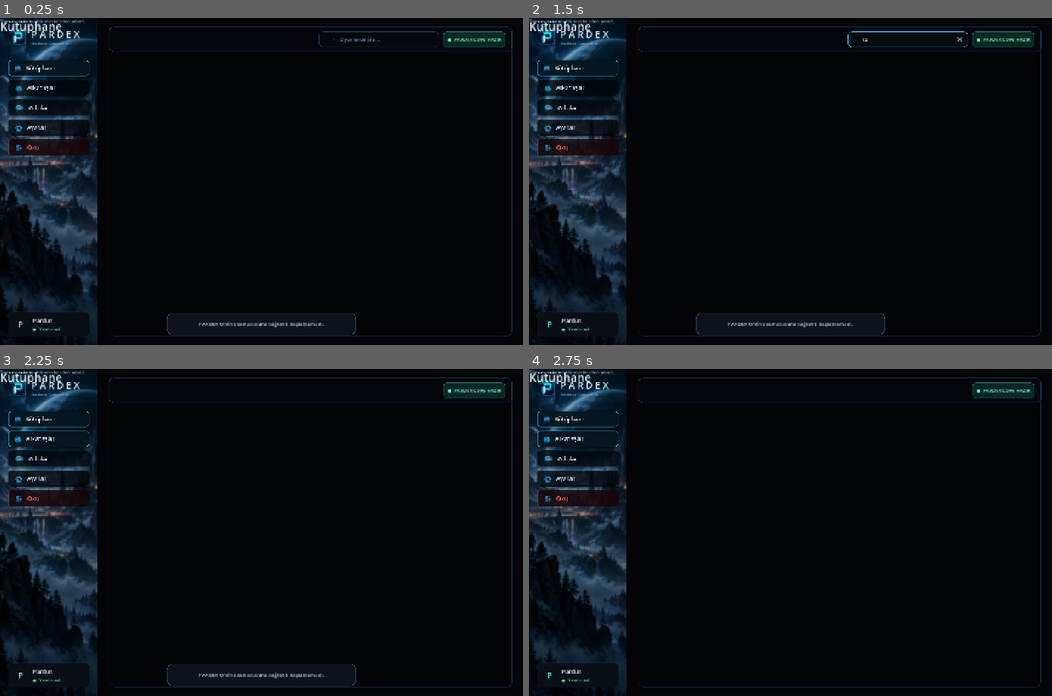
Above: before the commit, frames 1-4 (two rows, left to right).
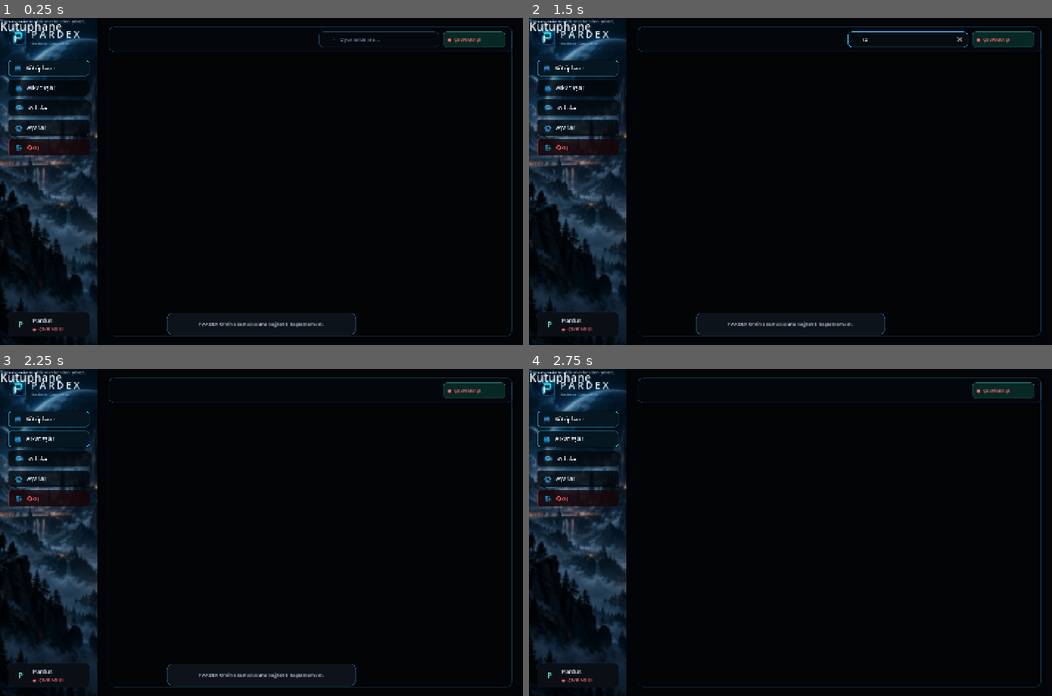
Above: after the commit, the same moments.

Repository: SerkanAydin06/Pardex
Game: Godot game, scene res://scenes/main.tscn
Two runs of this game, one before a commit and one after it. Both use one fixed random seed, a clock stepped at 60 frames per second and the inputs below.
Inputs (mouse positions are in pixels of both pictures, inside the frame that each line leads up to):
- Up to frame 1 (0.25 s): no input
- Up to frame 2 (1.5 s): click (905, 40) at 0.52 s; type "12" at 0.6 s; click "Kütüphane" at 1.25 s
- Up to frame 3 (2.25 s): click "Arkadaşlar" at 2 s
- Up to frame 4 (2.75 s): no input

The runs differ from the first frame. In frame 1, 0.1% of the frame differs, in the area x 6-96%, y 6-96%; in frame 2, 0.1%; in frame 3, 0.1%; in frame 4, 0.1%.
Error in both runs: Invalid assignment of property or key 'text' with value of type 'String' on a base object of type 'null instance'. (res://scripts/main.gd:217)

Commit message:
Update header node path after panel polish

Diff:
--- a/scripts/main.gd
+++ b/scripts/main.gd
@@ -18,7 +18,7 @@
 @onready var profile_name_label: Label = $Sidebar/SidebarMargin/SidebarVBox/ProfilePanel/ProfileRow/ProfileText/UserName
 @onready var avatar_label: Label = $Sidebar/SidebarMargin/SidebarVBox/ProfilePanel/ProfileRow/Avatar
 @onready var online_state_label: Label = $Sidebar/SidebarMargin/SidebarVBox/ProfilePanel/ProfileRow/ProfileText/OnlineState
-@onready var connection_label: Label = $MainMargin/MainVBox/Header/ConnectionPill/ConnectionLabel
+@onready var connection_label: Label = $MainMargin/MainVBox/Header/HeaderRow/ConnectionPill/ConnectionLabel
 @onready var library_search: LineEdit = %LibrarySearch
 @onready var game_count_label: Label = %GameCount
 
